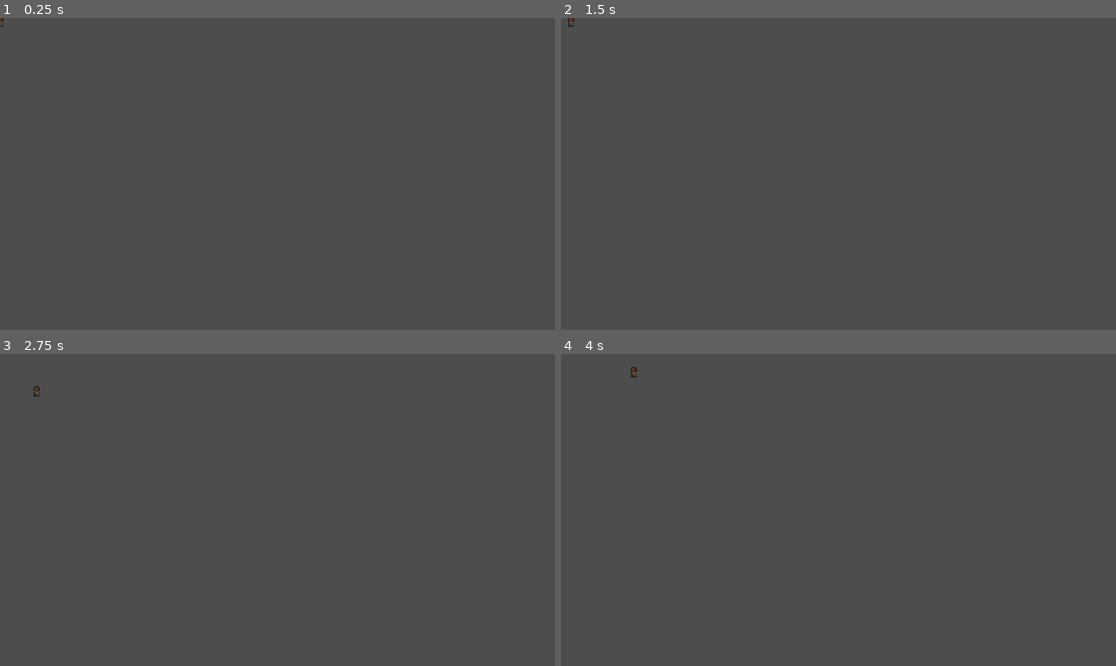
Above: before the commit, frames 1-4 (two rows, left to right).
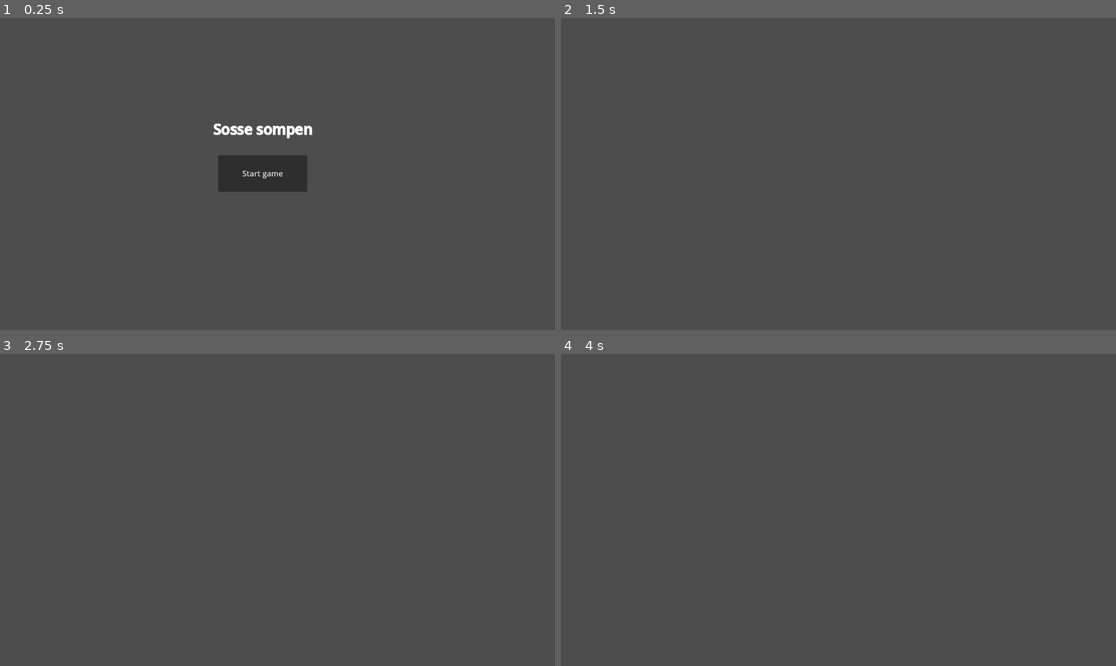
Above: after the commit, the same moments.

Repository: Cowelist/Sosse-sompen
Game: Godot game, scene res://Scene/start_screen.tscn
Same seed, same stepped clock (60 frames per second), same inputs: the game is played once before the commit and once after it. Before the commit the project starts from res://Scene/Characters/Main_player/player_1.tscn.
Inputs (mouse positions are in pixels of both pictures, inside the frame that each line leads up to):
- Up to frame 1 (0.25 s): no input
- Up to frame 2 (1.5 s): click (821, 174) at 0.5 s, where only the run after the commit has a clickable "Start game"; tap Enter at 1.25 s; hold D (dir_Right) from 1.28 s (still down)
- Up to frame 3 (2.75 s): tap Space at 2 s; release D (dir_Right) at 2.03 s; hold S (dir_Down) from 2.03 s (still down)
- Up to frame 4 (4 s): tap Enter at 2.75 s; release S (dir_Down) at 2.78 s; hold D (dir_Right) 2.78-3.53 s; tap Space at 3.5 s; hold W (dir_Up) from 3.53 s (still down)

The runs differ from the first frame. In frame 1, 2.3% of the frame differs, in the area x 0-57%, y 0-56%; in frame 2, less than 0.1%; in frame 3, less than 0.1%; in frame 4, less than 0.1%.

Commit message:
satt start_screen som main secenen

Diff:
--- a/project.godot
+++ b/project.godot
@@ -11,7 +11,7 @@
 [application]
 
 config/name="Sosse_sompen"
-run/main_scene="res://Scene/Characters/Main_player/player_1.tscn"
+run/main_scene="res://Scene/start_screen.tscn"
 config/features=PackedStringArray("4.3", "Forward Plus")
 
 [input]
